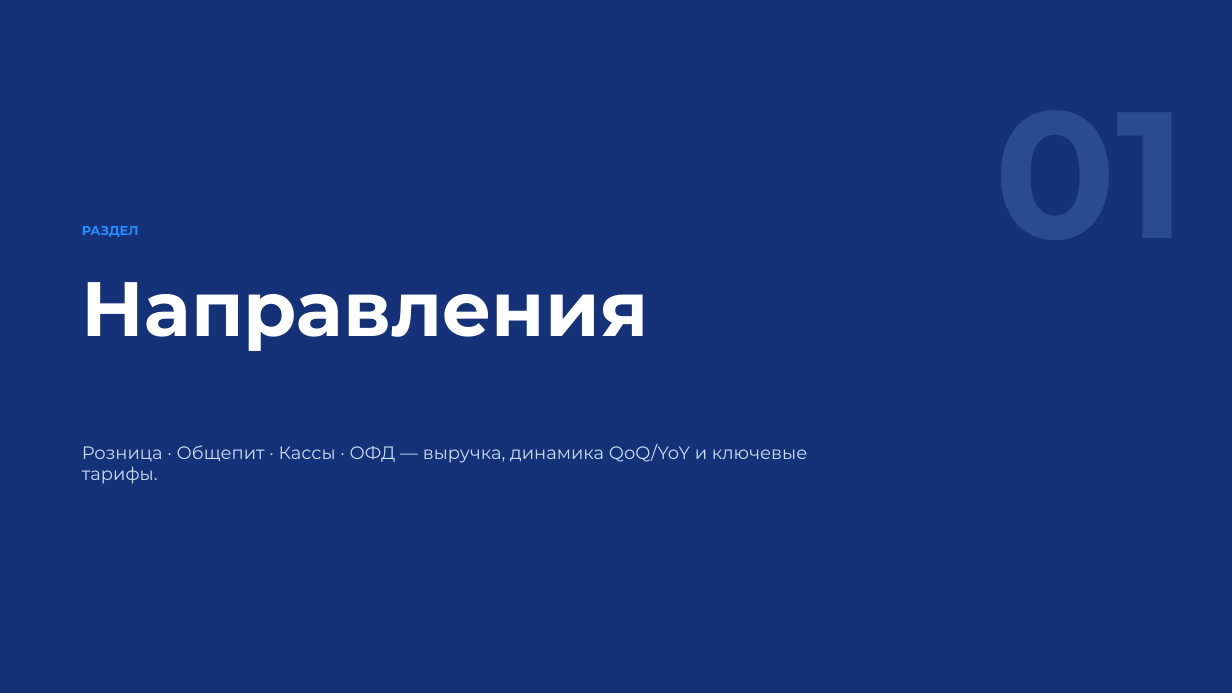
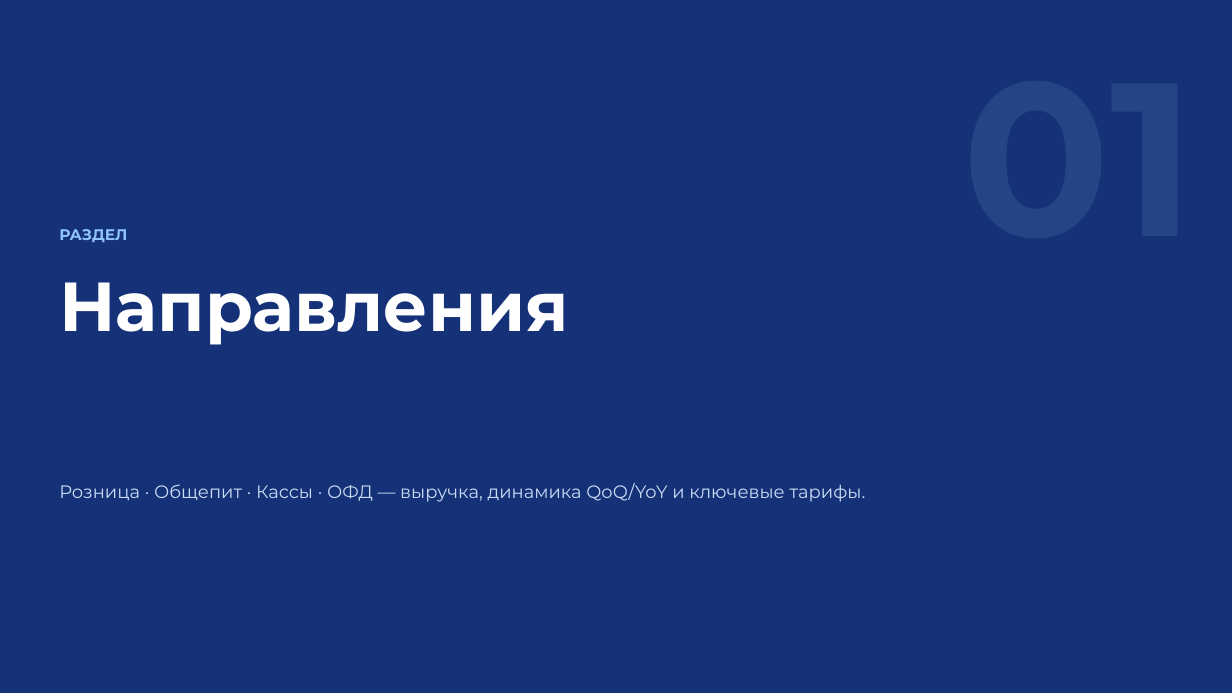
Before and after one commit to burbonivanovich-oss/google-presentation, a slide deck: slide 4 of Итоги Q1 2026 — Контур.pptx. Drawn at 1232x693 pixels with LibreOffice and Linux fonts; fonts in the diff are those of the drawing. Boxes give left, top, right and bottom in pixels: in the first picture for what was removed or moved away, otherwise in the second. Text is boxed around its words. In the diff, an @@ line names an element or a change of style, - is before the commit and + after.

```diff
--- a/Итоги Q1 2026 — Контур.pptx
+++ b/Итоги Q1 2026 — Контур.pptx
@@ rectangle at (x1=0, y1=0, x2=1232, y2=693): shadow off @@
@@ text "РАЗДЕЛ" moved from (x1=82, y1=226, x2=139, y2=237) to (x1=59, y1=229, x2=127, y2=242) @@
@@ text "РАЗДЕЛ" at (x1=59, y1=229, x2=127, y2=242): size 10 to 12 pt, text colour #2291FF to #8FC4FF @@
@@ text "Направления" moved from (x1=82, y1=282, x2=649, y2=351) to (x1=59, y1=282, x2=569, y2=345) @@
@@ text "Направления" at (x1=59, y1=282, x2=569, y2=345): size 60 to 54 pt @@
@@ text "Розница · Общепит · Кассы ..." rewrapped from (x1=82, y1=444, x2=807, y2=484) to (x1=59, y1=483, x2=866, y2=502) @@
```
Also in this commit, not shown: 15 other slides changed, 1 other file.
